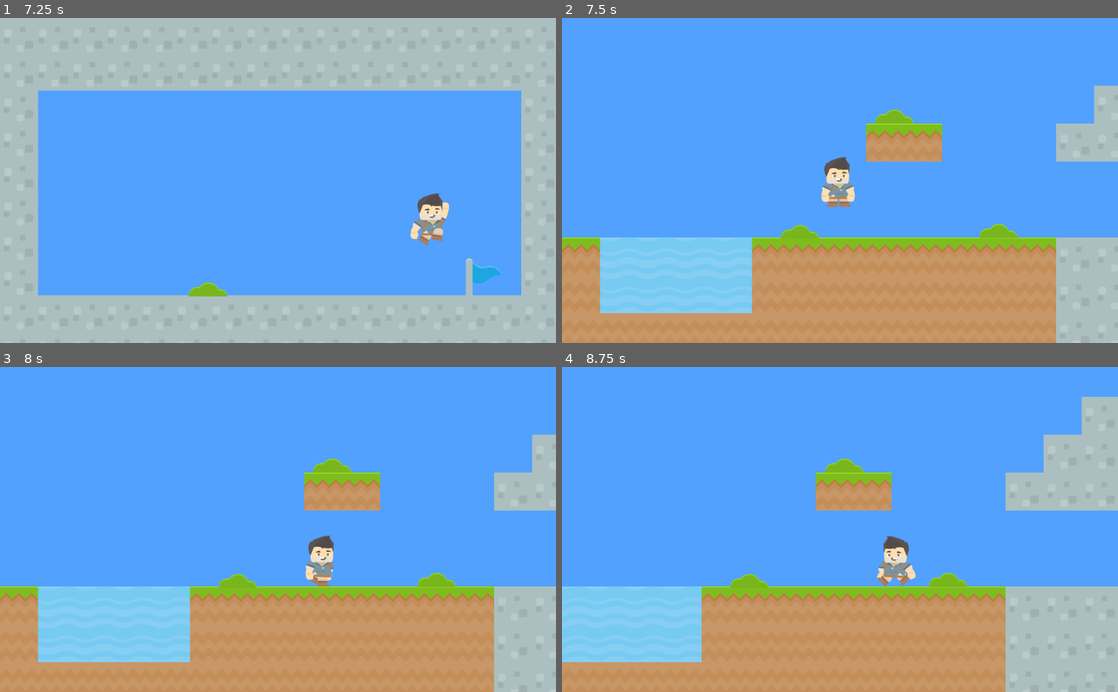
Above: before the commit, frames 1-4 (two rows, left to right).
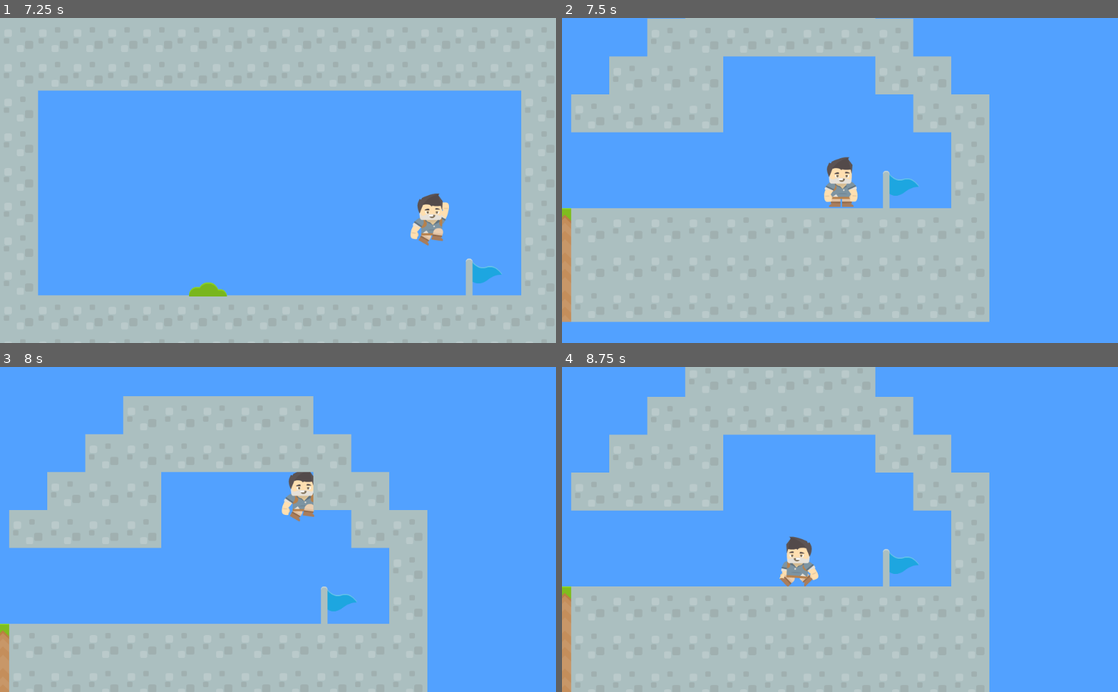
Above: after the commit, the same moments.

Repository: louki0101/GodotAdventureWorld
Game: Godot game, scene res://levels/Level_2.tscn
Two runs of this game, one before a commit and one after it. Both use one fixed random seed, a clock stepped at 60 frames per second and the inputs below. This scene is started directly instead of the project's main scene.
Inputs:
- Up to frame 1 (7.25 s): tap Enter (ui_accept) at 0.5, 0.77, 1.52, 3.02, 3.77, 4.52, 6.02, 6.77 s; hold Right 0.53-2.03 s; tap F every 0.75 s from 0.6 to 6.6 s; hold Left 2.03-4.28 s; hold Right from 4.28 s (still down)
- Up to frame 2 (7.5 s): keep holding Right; tap F at 7.35 s
- Up to frame 3 (8 s): keep holding Right; tap Enter (ui_accept) at 7.52 s
- Up to frame 4 (8.75 s): release Right at 8.03 s; hold Left from 8.03 s (still down); tap F at 8.1 s

Frame 1 is identical in both runs. In frame 2, 60% of the frame differs, in the area x 0-100%, y 0-100%; in frame 3, 55%; in frame 4, 60%.

Commit message:
Re added scene change code that I forgot in previous commit

Diff:
--- a/objects/Player.gd
+++ b/objects/Player.gd
@@ -18,7 +18,10 @@
 var vel = Vector2()
 
 func _ready():
-	pass
+	if SceneLoader.spawn_group_name:
+		var spawn_target = get_tree().get_nodes_in_group(SceneLoader.spawn_group_name).front()
+		position = spawn_target.position
+
 
 
 func entered_water():
--- a/objects/Player.tscn
+++ b/objects/Player.tscn
@@ -51,7 +51,7 @@
 radius = 22.65
 height = 45.1473
 
-[node name="Player" type="KinematicBody2D" groups=[
+[node name="Player" type="KinematicBody2D" index="0" groups=[
 "player",
 "moves_bushes",
 ]]
